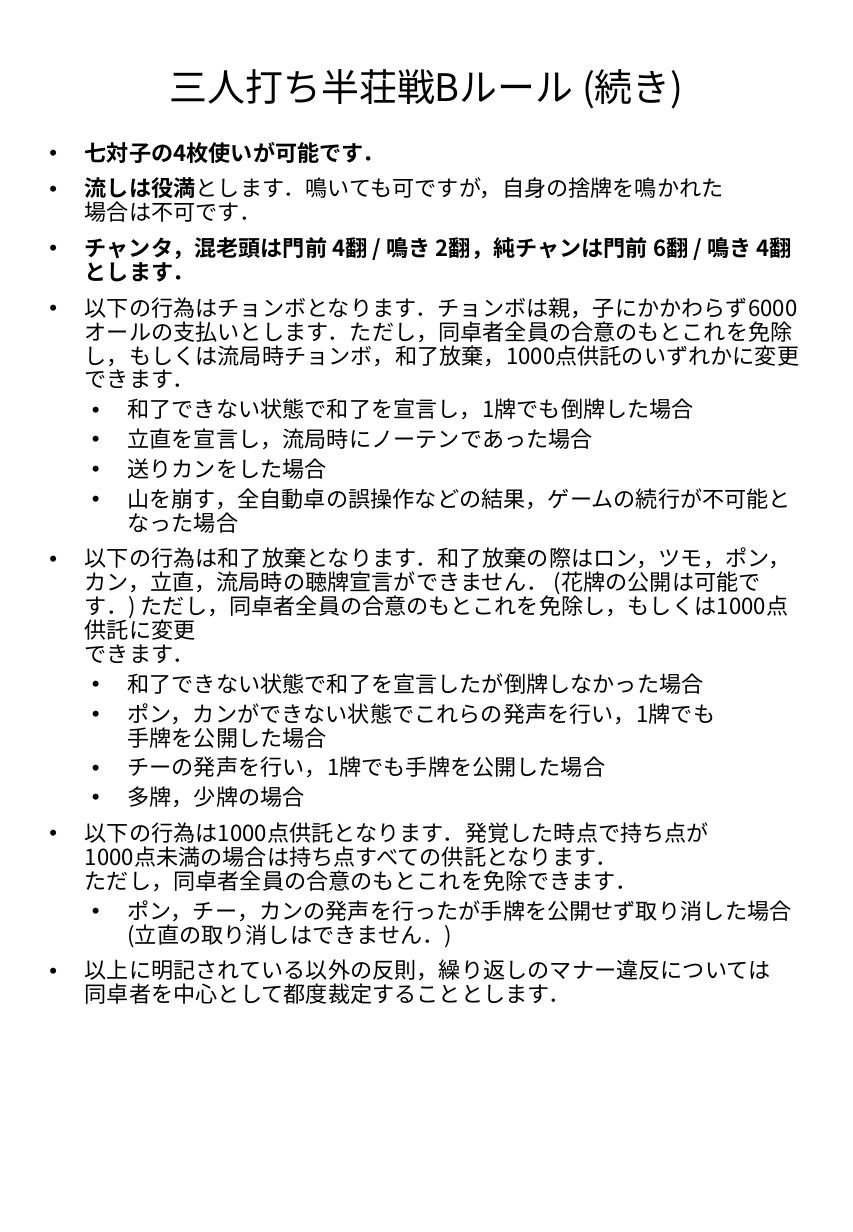
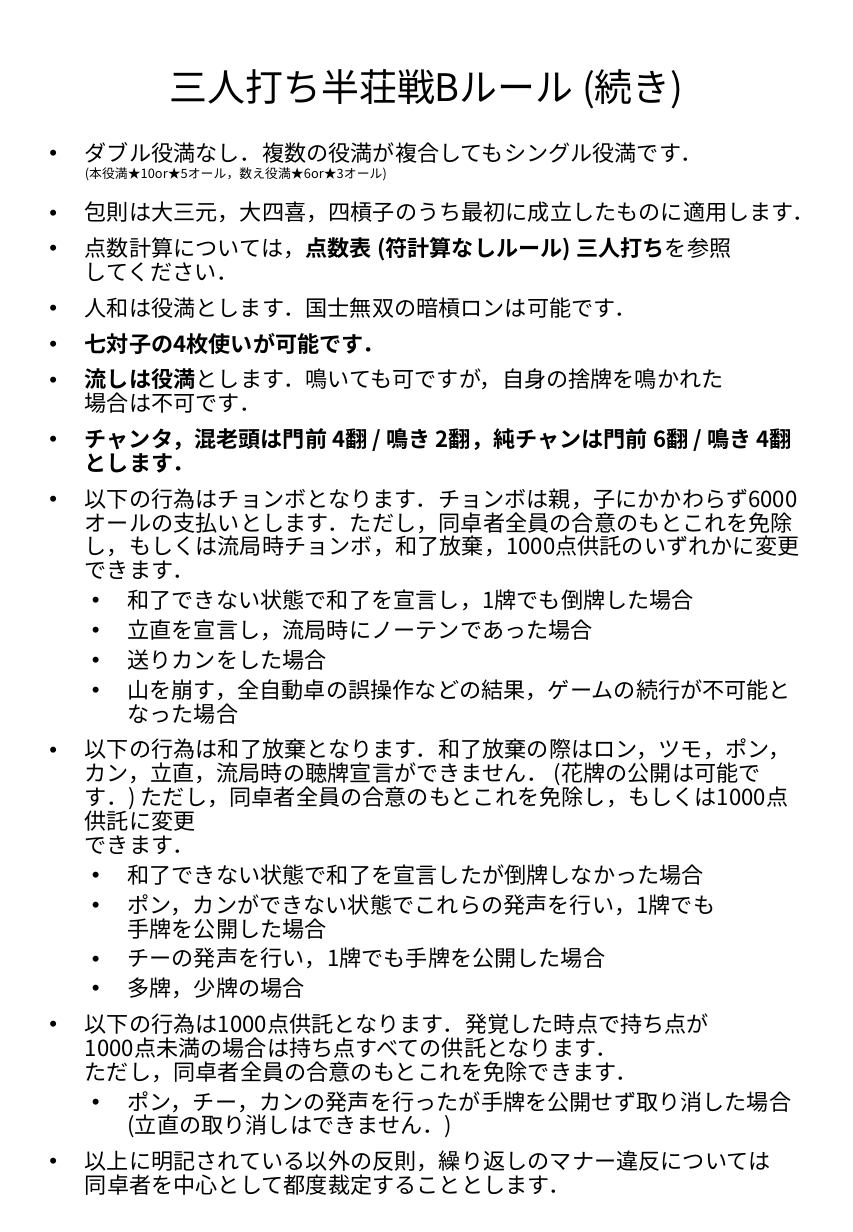
Before and after one commit to nkhrlab/neko-house, a slide deck: slide 9 of rules.pptx. Drawn at 853x1232 pixels with LibreOffice and Linux fonts; fonts in the diff are those of the drawing. Boxes give left, top, right and bottom in pixels: in the first picture for what was removed or moved away, otherwise in the second. Text is boxed around its words. In the diff, an @@ line names an element or a change of style, - is before the commit and + after.

Commit message:
ルール変更

```diff
--- a/rules.pptx
+++ b/rules.pptx
@@ subtitle at [85, 142, 815, 318]: paragraphs added @@
+• ダブル役満なし．複数の役満が複合してもシングル役満です．
+  (本役満★10or★5オール，数え役満★6or★3オール)
+• 包則は大三元，大四喜，四槓子のうち最初に成立したものに適用します．
+• 点数計算については，点数表 (符計算なしルール) 三人打ちを参照
+  してください．
+• 人和は役満とします．国士無双の暗槓ロンは可能です．
```
Also in this commit, not shown: 2 other slides changed, 1 other file.
